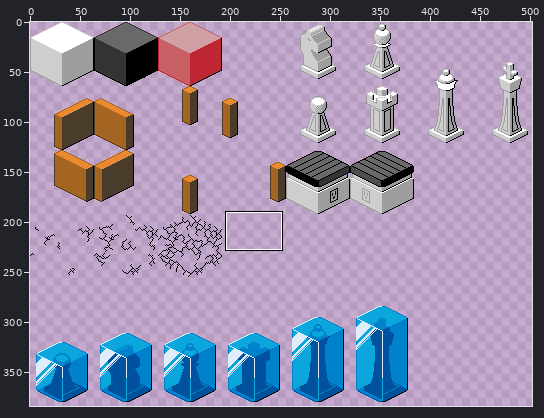
Sprite sheet -- ChessGame/resources/Tiles.png. The first picture is a wide view before the edit; the outline marks the close-up.
Close-up. As it was:
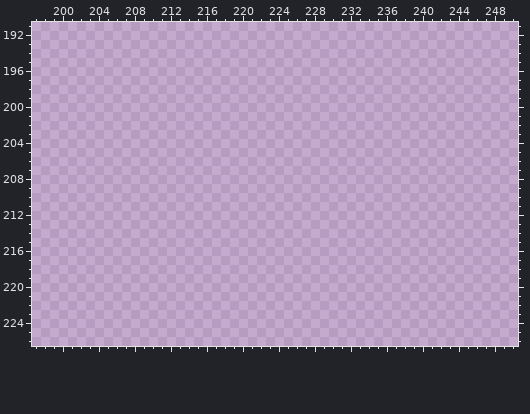
The file is 512x512 pixels. Shown: x 197..250, y 191..226. The wide view leaves out empty margins. The commit also changed other parts of the picture, which this record leaves out.
After:
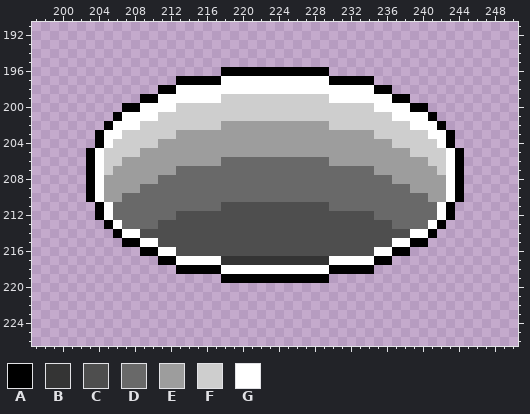
Palette (. is transparent): A #000000  B #343434  C #4e4e4e  D #696969  E #9d9d9d  F #cecece  G #ffffff
The edit:
There is now colour A in row 196 at x 218 to 229; in row 197 at x 213 to 217 and 230 to 234; in row 198 at x 211 to 212 and 235 to 236; in row 199 at x 209 to 210 and 237 to 238; in row 200 at x 207 to 208 and 239 to 240; in row 201 at x 206 and 241.
There is now colour A in row 202 at x 205 and 242; in rows 203 to 204 at x 204 and 243; in rows 205 to 210 at x 203 and 244; in rows 211 to 212 at x 204 and 243; in row 213 at x 205 and 242; in row 214 at x 206 and 241.
There is now colour A in row 215 at x 207 to 208 and 239 to 240; in row 216 at x 209 to 210 and 237 to 238; in row 217 at x 211 to 212 and 235 to 236; in row 218 at x 213 to 217 and 230 to 234; in row 219 at x 218 to 229.
There is now colour B in row 217 at x 218 to 229.
There is now colour C in row 211 at x 218 to 229; in row 212 at x 213 to 234; in row 213 at x 211 to 236; in row 214 at x 209 to 238; in row 215 at x 211 to 236; in row 216 at x 213 to 234.
There is now colour D in row 206 at x 218 to 229; in row 207 at x 213 to 234; in row 208 at x 211 to 236; in row 209 at x 209 to 238; in row 210 at x 207 to 240; in row 211 at x 206 to 217 and 230 to 241.
There is now colour D in row 212 at x 206 to 212 and 235 to 241; in row 213 at x 207 to 210 and 237 to 240.
There is now colour E in row 202 at x 218 to 229; in row 203 at x 213 to 234; in row 204 at x 211 to 236; in row 205 at x 209 to 238; in row 206 at x 207 to 217 and 230 to 240; in row 207 at x 206 to 212 and 235 to 241.
There is now colour E in row 208 at x 205 to 210 and 237 to 242; in row 209 at x 205 to 208 and 239 to 242; in row 210 at x 205 to 206 and 241 to 242.
There is now colour F in row 199 at x 218 to 229; in row 200 at x 213 to 234; in row 201 at x 211 to 236; in row 202 at x 209 to 217 and 230 to 238; in row 203 at x 207 to 212 and 235 to 240; in row 204 at x 206 to 210 and 237 to 241.
There is now colour F in row 205 at x 205 to 208 and 239 to 242; in row 206 at x 205 to 206 and 241 to 242; in row 207 at x 205 and 242.
There is now colour G in row 197 at x 218 to 229; in row 198 at x 213 to 234; in row 199 at x 211 to 217 and 230 to 236; in row 200 at x 209 to 212 and 235 to 238; in row 201 at x 207 to 210 and 237 to 240; in row 202 at x 206 to 208 and 239 to 241.
There is now colour G in row 203 at x 205 to 206 and 241 to 242; in row 204 at x 205 and 242; in rows 205 to 210 at x 204 and 243; in rows 211 to 212 at x 205 and 242; in row 213 at x 206 and 241; in row 214 at x 207 to 208 and 239 to 240.
There is now colour G in row 215 at x 209 to 210 and 237 to 238; in row 216 at x 211 to 212 and 235 to 236; in row 217 at x 213 to 217 and 230 to 234; in row 218 at x 218 to 229.
Where, in picture pixels (left, top, right, bottom), the same in both close-ups:
added: (86, 67, 464, 283)
